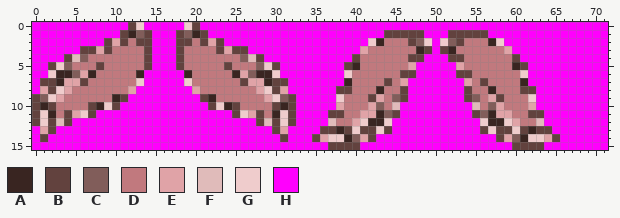
Two states of a sprite sheet, graphics/title_screen/cherry_blossom_leaves.png. The picture above is the old version.
The file is 72x16 pixels.
Palette (. is transparent): A #392521  B #62423e  C #815d5a  D #c1797e  E #e0a3a7  F #e0bbba  G #efcccc  H #ff00fd
And afterwards:
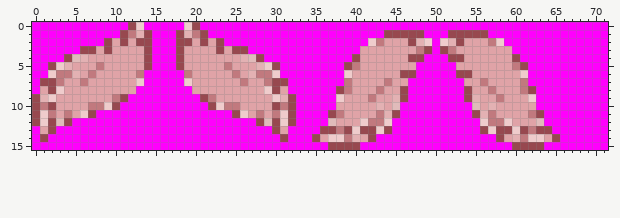
Change:
colour B: #62423e -> #97484f
colour C: #815d5a -> #e3b1b3
y 1: x 12 A -> D; x 20 A -> D
y 2: x 12 D -> E; x 20 D -> E; x 43..46 ADDD -> DEEE; x 54..57 DDDA -> EEED
y 3: x 10..13 DDDD -> EEEE; x 19..22 DDDD -> EEEE; x 42..48 DDDDDDA -> EEEEEED; x 52..58 ADDDDDD -> DEEEEEE
y 4: x 7..13 DDDDDDD -> EEEEEEE; x 19..25 DDDDDDD -> EEEEEEE; x 41..46 DDDDDD -> EEEEEE; x 54..59 DDDDDD -> EEEEEE
y 5: x 5..13 DDDBDDDDD -> EEEDEEEEE; x 19..27 DDDDDBDDD -> EEEEEDEEE; x 40..46 ADDDDDD -> DEEEEEE; x 54..60 DDDDDDA -> EEEEEED
y 6: x 3..4 AA -> DD; x 7..13 ADDDDDA -> DEEEEED; x 19..25 ADDDDDA -> DEEEEED; x 28..29 AA -> DD; x 40..45 DDDDDD -> EEEEEE; x 55..60 DDDDDD -> EEEEEE
y 7: x 3 A -> D; x 6..12 BDDDDDD -> DEEEEEE; x 20..26 DDDDDDB -> EEEEEED; x 29 A -> D; x 39..45 ADDDDBD -> DEEEEDE; x 55..61 DBDDDDA -> EDEEEED
y 8: x 5..11 DDDDDDD -> EEEEEEE; x 21..27 DDDDDDD -> EEEEEEE; x 39..45 BDDDADD -> DEEEDEE; x 55..61 DDADDDB -> EEDEEED
y 9: x 4..10 DDDDDDA -> EEEEEED; x 22..28 ADDDDDD -> DEEEEEE; x 39..42 DDDB -> EEED; x 44 D -> E; x 56 D -> E; x 58..61 BDDD -> DEEE
y 10: x 1 A -> D; x 3..8 DDDDBA -> EEEEDD; x 24..29 ABDDDD -> DDEEEE; x 31 A -> D; x 39..41 DDD -> EEE; x 44 D -> E; x 56 D -> E; x 59..61 DDD -> EEE
y 11: x 2..4 ADB -> DED; x 28..30 BDA -> DED; x 38..40 BDD -> DEE; x 43 A -> D; x 57 A -> D; x 60..62 DDB -> EED
y 12: x 38..39 DD -> EE; x 42..43 AA -> DD; x 57..58 AA -> DD; x 61..62 DD -> EE
y 13: x 38 A -> D; x 62 A -> D
y 14: x 39 A -> D; x 61 A -> D
Pixel boxes of the changes (left, top, right, bottom) in both pictures:
changed: (32, 22, 152, 142)
changed: (176, 22, 560, 150)
